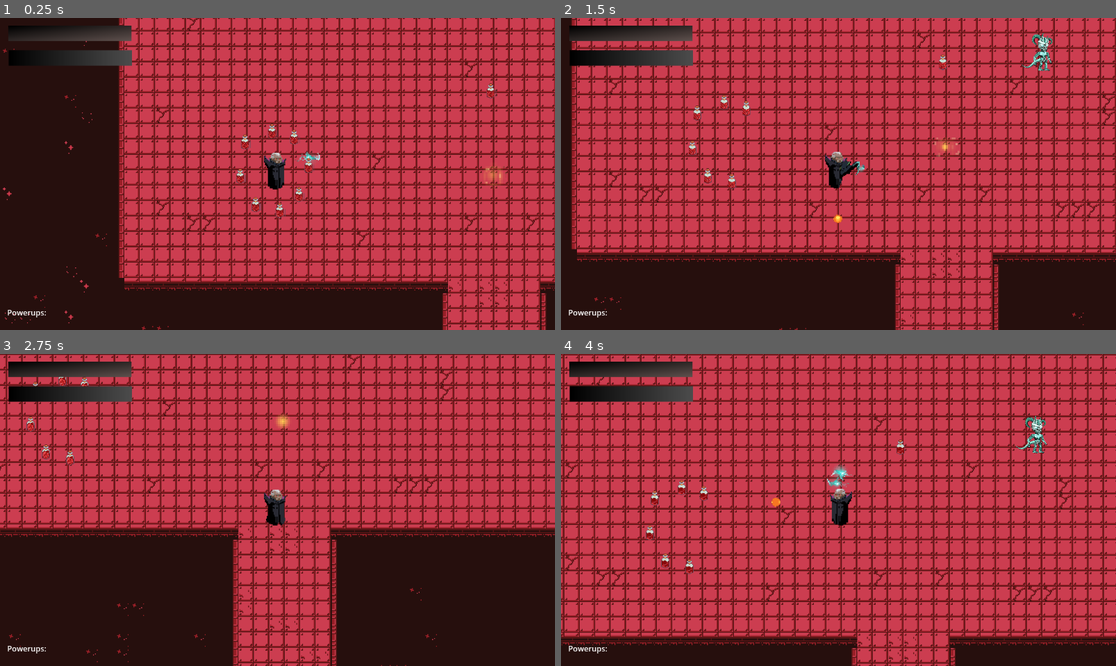
Above: before the commit, frames 1-4 (two rows, left to right).
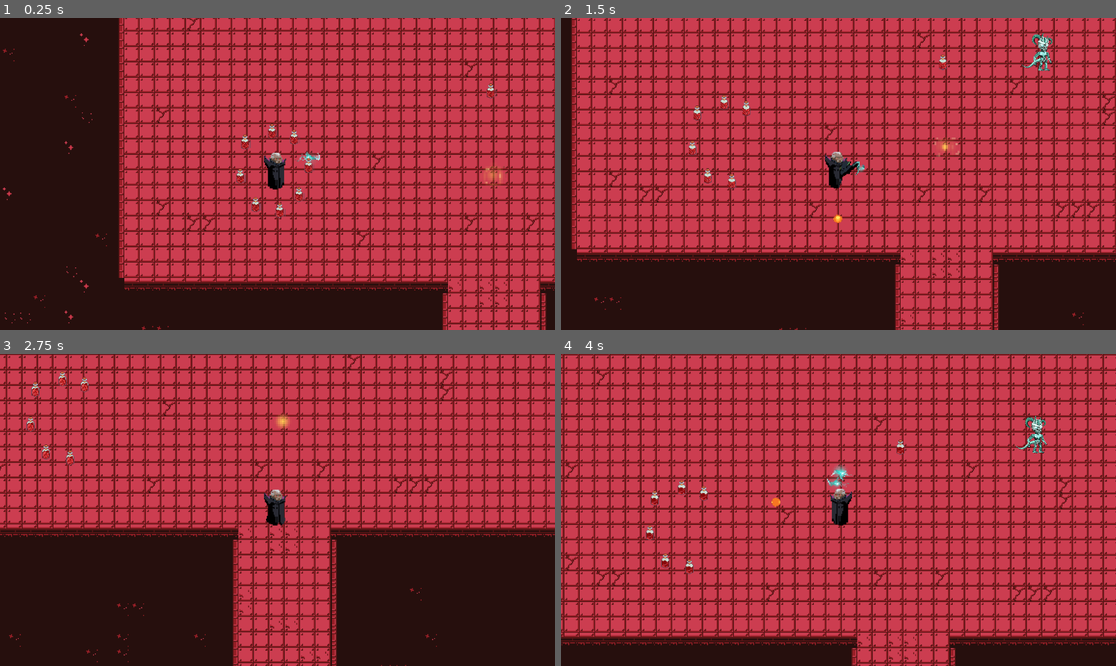
Above: after the commit, the same moments.

Repository: brianxiaodev/bloodmoon
Game: Godot game, scene res://scenes/level_2.tscn
Same seed, same stepped clock (60 frames per second), same inputs: the game is played once before the commit and once after it. This scene is started directly instead of the project's main scene.
Inputs:
- Up to frame 1 (0.25 s): no input
- Up to frame 2 (1.5 s): tap Enter (ui_accept) at 0.5, 0.77 s; hold Right (ui_right) 0.53-1.28 s; hold Shift (dash) 0.53-1.28 s; hold Down (ui_down) from 1.28 s (still down); tap Space (shoot) at 1.35 s
- Up to frame 3 (2.75 s): tap Enter (ui_accept) at 1.52 s; release Down (ui_down) at 2.03 s; hold Right (ui_right) from 2.03 s (still down); hold Z (stealth) from 2.03 s (still down)
- Up to frame 4 (4 s): release Right (ui_right) at 2.78 s; release Z (stealth) at 2.78 s; hold Up (ui_up) 2.78-3.53 s; tap Shift (dash) at 2.85 s; tap Enter (ui_accept) at 3.02, 3.77 s; hold Left (ui_left) from 3.53 s (still down); hold Space (shoot) from 3.53 s (still down)

The runs differ from the first frame. In frame 1, 1.4% of the frame differs, in the area x 1-24%, y 2-96%; in frame 2, 2.3%; in frame 3, 2.3%; in frame 4, 2.3%.
Error in both runs: Invalid assignment of property or key 'text' with value of type 'String' on a base object of type 'Nil'. (res://scenes/ui.gd:14)

Commit message:
health bar works for level2

Diff:
--- a/scenes/level_2.tscn
+++ b/scenes/level_2.tscn
@@ -9,7 +9,6 @@
 [ext_resource type="PackedScene" uid="uid://ciwhn70ef8waw" path="res://scenes/bats.tscn" id="6_igmy8"]
 [ext_resource type="Script" uid="uid://gk6bedoyot01" path="res://scripts/level2_scripts/item_level2.gd" id="7_fldb1"]
 [ext_resource type="PackedScene" uid="uid://q5jk6nid3ipf" path="res://scenes/health.tscn" id="7_wdtqu"]
-[ext_resource type="PackedScene" uid="uid://dfyumq44xaxsu" path="res://scenes/ui.tscn" id="8_7qsfm"]
 [ext_resource type="PackedScene" uid="uid://cgrps2fgm3jxq" path="res://scenes/healthpotion.tscn" id="10_k22d5"]
 [ext_resource type="PackedScene" uid="uid://4y67635ci7ss" path="res://scenes/enemy.tscn" id="11_k6a82"]
 [ext_resource type="PackedScene" uid="uid://b3ald5ngtdkny" path="res://scenes/door.tscn" id="12_1sb0y"]
@@ -215,8 +214,6 @@
 [node name="Enemy2" parent="." instance=ExtResource("11_k6a82")]
 position = Vector2(-96, -274)
 
-[node name="UI" parent="." instance=ExtResource("8_7qsfm")]
-
 [node name="Health" parent="." instance=ExtResource("7_wdtqu")]
 
 [node name="Healthpotion14" parent="." instance=ExtResource("10_k22d5")]
Not shown: 1 places in scenes/level_2.tscn that only renumber resources
